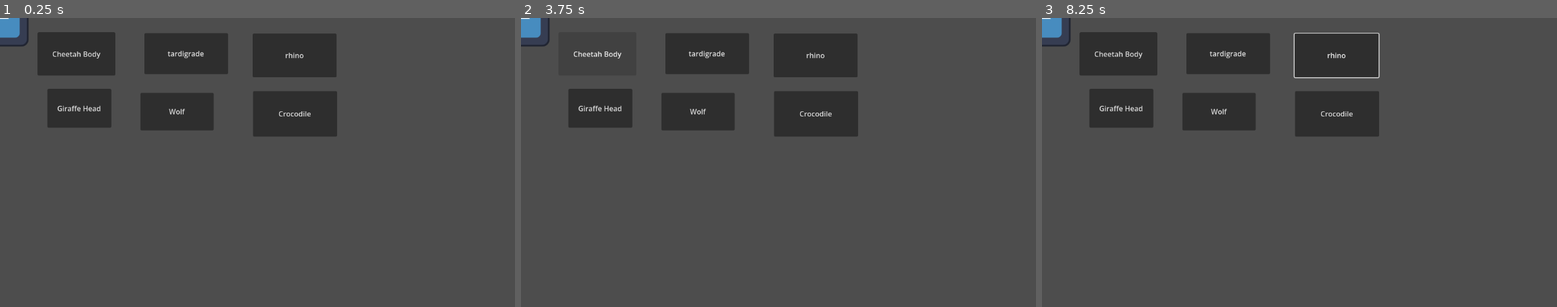
Above: before the commit, frames 1-3 (left to right).
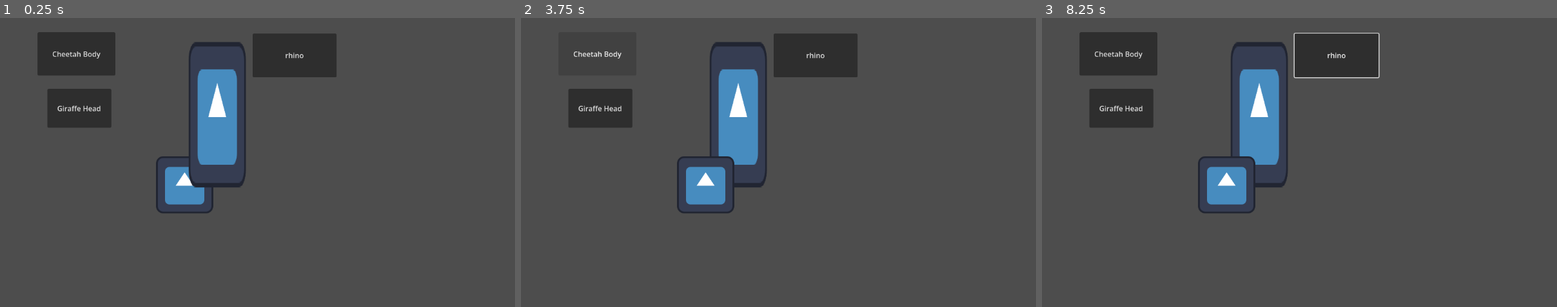
Above: after the commit, the same moments.

Repository: ClimbingWolf/Developing-Natural-Amalgams
Game: Godot game, scene res://Amalgam/Scenes/amalgam_test.tscn
Two runs of this game, one before a commit and one after it. Both use one fixed random seed, a clock stepped at 60 frames per second and the inputs below. The engine's default icon, where the game draws it, is replaced by a stand-in: a white triangle on a blue panel in a dark square.
Inputs (mouse positions are in pixels of both pictures, inside the frame that each line leads up to):
- Up to frame 1 (0.25 s): no input
- Up to frame 2 (3.75 s): click (706, 52) at 0.5 s, where only the run before the commit has a clickable "tardigrade"; click "Giraffe Head" at 1.25 s; click (696, 110) at 2 s, where only the run before the commit has a clickable "Wolf"; click (814, 113) at 2.75 s, where only the run before the commit has a clickable "Crocodile"; click "Cheetah Body" at 3.5 s
- Up to frame 3 (8.25 s): click "rhino" at 4.25 s; move the mouse to (1412, 148) at 5.02 s; hold D (right) 5.03-5.78 s; click (1412, 148) at 5.17 s; move the mouse to (1196, 176) at 5.77 s; hold S (down) 5.78-6.53 s; move the mouse to (1351, 98) at 6.52 s; hold D (right) 6.53-7.28 s; move the mouse to (1273, 220) at 7.27 s; hold W (up) 7.28-8.03 s; click (1273, 220) at 7.42 s; move the mouse to (1454, 205) at 8.02 s; hold Left (left) from 8.03 s (still down)

The runs differ from the first frame. In frame 1, 10% of the frame differs, in the area x 0-66%, y 0-68%; in frame 2, 10%; in frame 3, 10%.

Commit message:
I did the thing I think

Diff:
--- a/Amalgam/Scenes/amalgam_test.tscn
+++ b/Amalgam/Scenes/amalgam_test.tscn
@@ -6,22 +6,12 @@
 [node name="Amalgam test" type="Node2D" unique_id=1481787741]
 script = ExtResource("1_klvlq")
 
-[node name="Creature" type="Node" parent="." unique_id=1050617304]
-script = ExtResource("2_x1rl3")
-
 [node name="cheetah body" type="Button" parent="." unique_id=20397418]
 offset_left = 84.0
 offset_top = 32.0
 offset_right = 258.0
 offset_bottom = 129.0
 text = "Cheetah Body"
-
-[node name="tardigrade" type="Button" parent="." unique_id=810002463]
-offset_left = 323.0
-offset_top = 34.0
-offset_right = 510.0
-offset_bottom = 126.0
-text = "tardigrade"
 
 [node name="rhino head" type="Button" parent="." unique_id=425237149]
 offset_left = 565.0
@@ -37,19 +27,9 @@
 offset_bottom = 246.0
 text = "Giraffe Head"
 
-[node name="wolf" type="Button" parent="." unique_id=1523018269]
-offset_left = 314.0
-offset_top = 168.0
-offset_right = 478.0
-offset_bottom = 252.0
-text = "Wolf"
-
-[node name="crocodile" type="Button" parent="." unique_id=1208459986]
-offset_left = 566.0
-offset_top = 164.0
-offset_right = 754.0
-offset_bottom = 266.0
-text = "Crocodile"
+[node name="Creature" type="Node2D" parent="." unique_id=655153446]
+position = Vector2(413, 374)
+script = ExtResource("2_x1rl3")
 
 [connection signal="pressed" from="cheetah body" to="." method="_on_cheetah_body_pressed"]
 [connection signal="pressed" from="rhino head" to="." method="_on_rhino_head_pressed"]
--- a/Amalgam/Scenes/cheetah_body.tscn
+++ b/Amalgam/Scenes/cheetah_body.tscn
@@ -5,3 +5,5 @@
 
 [node name="Body" unique_id=7729438 instance=ExtResource("1_imedk")]
 script = ExtResource("2_uurb8")
+spd_mult = 2.0
+range_mult = 1.0
--- a/Amalgam/Scenes/crocodile_head.tscn
+++ b/Amalgam/Scenes/crocodile_head.tscn
@@ -3,5 +3,12 @@
 [ext_resource type="Script" uid="uid://8ws6sdvm7ws4" path="res://Amalgam/Scripts/crocodile_head.gd" id="1_1wcwr"]
 [ext_resource type="PackedScene" uid="uid://boyf1513a8s8m" path="res://Amalgam/Scenes/amalgam_head.tscn" id="1_e5jdd"]
 
+[sub_resource type="RectangleShape2D" id="RectangleShape2D_52gse"]
+size = Vector2(192, 128)
+
 [node name="Head" unique_id=2124160809 instance=ExtResource("1_e5jdd")]
 script = ExtResource("1_1wcwr")
+defense = 50
+
+[node name="CollisionShape2D" parent="AttackArea" parent_id_path=PackedInt32Array(1802048398) index="0" unique_id=1855626855]
+shape = SubResource("RectangleShape2D_52gse")
--- a/Amalgam/Scenes/giraffe_head.tscn
+++ b/Amalgam/Scenes/giraffe_head.tscn
@@ -3,5 +3,16 @@
 [ext_resource type="Script" uid="uid://bvov0gt5lwc8p" path="res://Amalgam/Scripts/giraffe_head.gd" id="1_40jvg"]
 [ext_resource type="PackedScene" uid="uid://boyf1513a8s8m" path="res://Amalgam/Scenes/amalgam_head.tscn" id="1_tbpb6"]
 
+[sub_resource type="RectangleShape2D" id="RectangleShape2D_tbpb6"]
+size = Vector2(560, 128)
+
 [node name="Head" unique_id=2124160809 instance=ExtResource("1_tbpb6")]
 script = ExtResource("1_40jvg")
+
+[node name="Icon" parent="." index="0" unique_id=1965967158]
+position = Vector2(9, -93)
+scale = Vector2(1, 2.546875)
+
+[node name="CollisionShape2D" parent="AttackArea" parent_id_path=PackedInt32Array(1802048398) index="0" unique_id=1855626855]
+position = Vector2(344, 0)
+shape = SubResource("RectangleShape2D_tbpb6")
--- a/Amalgam/Scenes/rhino_body.tscn
+++ b/Amalgam/Scenes/rhino_body.tscn
@@ -5,3 +5,6 @@
 
 [node name="Body" unique_id=7729438 instance=ExtResource("1_125mp")]
 script = ExtResource("1_1kki0")
+atk_mult = 1.5
+spd_mult = 1.5
+range_mult = 1.0
--- a/Amalgam/Scenes/tardigrade_body.tscn
+++ b/Amalgam/Scenes/tardigrade_body.tscn
@@ -5,5 +5,5 @@
 
 [node name="Body" unique_id=7729438 instance=ExtResource("1_2aot1")]
 script = ExtResource("1_r5wah")
-hpIncrease = 500
-defIncrease = 100
+hp_mult = 3.0
+range_mult = 1.0
--- a/Amalgam/Scenes/wolf_head.tscn
+++ b/Amalgam/Scenes/wolf_head.tscn
@@ -5,3 +5,4 @@
 
 [node name="Head" unique_id=2124160809 instance=ExtResource("1_a64p6")]
 script = ExtResource("1_3fsil")
+speed = 1.0
--- a/Amalgam/Scripts/AmalgamHead.gd
+++ b/Amalgam/Scripts/AmalgamHead.gd
@@ -17,13 +17,21 @@
 
 func _process(delta: float) -> void:
 	if canAttack:
-		#if detect enemies inside the collision
-		print("attack!!!!")
-		do_attack()
-		canAttack = false
-		$AttackCooldown.start()
+		var potentialEnemies = $AttackArea.get_overlapping_areas()
+		for e in potentialEnemies:
+			if e.is_in_group("Enemy"):
+				print("attack!!!!")
+				do_attack(e)
+				canAttack = false
+		if !canAttack:
+			$AttackCooldown.start()
 	pass
 
-func do_attack():
+func do_attack(enemy):
 	print("hi i attacked")
-	#basically call enemy takeDamage method and put in the amount of damage
+	enemy.takeDamage(attack)
+
+
+func _on_attack_cooldown_timeout() -> void:
+	canAttack = true
+	pass
--- a/Amalgam/Scripts/creature.gd
+++ b/Amalgam/Scripts/creature.gd
@@ -1,6 +1,12 @@
 extends Node
+class_name creature
 
-class_name creature
+var hp:int
+var attack:int
+var defense:int
+var speed:float
+var range:float
+
 var body: Node
 var head: Node
 
@@ -18,10 +24,18 @@
 	head = newHead.instantiate()
 	add_child(head)
 	head.global_position = body.get_node("HeadPos").global_position
+	hp = head.hp
+	attack = head.attack
+	defense = head.defense
+	speed = head.speed
+	range = head.range
 
 func setupCreature(newbody: PackedScene, newhead: PackedScene):
 	setBody(newbody)
 	setHead(newhead)
+	attack = attack * body.atk_mult
+	hp = hp * body.hp_mult
+	speed = speed * body.spd_mult
 
 func getBody():
 	return body
@@ -29,6 +43,7 @@
 func getHead():
 	return head
 
+#Do we still need thses?
 func getAttack() -> float:
 	return head.attack * body.atk_mult
 
@@ -37,3 +52,11 @@
 
 func getRange() -> float:
 	return head.range * body.range_mult
+
+func takeDamage(damage):
+	var newDamage = damage/ (defense/10)
+	hp -= newDamage
+	pass
+
+func doAttack():
+	head.attack()
--- a/Amalgam/Scripts/crocodile_head.gd
+++ b/Amalgam/Scripts/crocodile_head.gd
@@ -1,6 +1,5 @@
 extends Amalgam_head
 
-var canAttack = false
 
 func _ready() -> void:
 	#set variables here
--- a/Amalgam/Scripts/wolf_head.gd
+++ b/Amalgam/Scripts/wolf_head.gd
@@ -3,3 +3,10 @@
 func _ready() -> void:
 	#Set variables here
 	pass
+
+func do_attack(enemy):
+	enemy.takeDamage(attack)
+	await get_tree().create_timer(.1).timeout
+	enemy.takeDamage(attack)
+	await get_tree().create_timer(.1).timeout
+	enemy.takeDamage(attack)
--- /dev/null
+++ b/test.gd
@@ -0,0 +1,7 @@
+extends Node2D
+
+var cheetah_body = load("res://Amalgam/Scenes/cheetah_body.tscn")
+var giraffe_head = load("res://Amalgam/Scenes/giraffe_head.tscn")
+
+func _ready() -> void:
+	$Creature.setupCreature(cheetah_body, giraffe_head)
--- /dev/null
+++ b/test.tscn
@@ -0,0 +1,16 @@
+[gd_scene format=3 uid="uid://gxg6kju0u32a"]
+
+[ext_resource type="PackedScene" uid="uid://dw7ewij1ngdsg" path="res://enemies/enemy_prefab.tscn" id="1_37kl0"]
+[ext_resource type="Script" uid="uid://bdv8js6tgcjw0" path="res://test.gd" id="1_ykrsh"]
+[ext_resource type="Script" uid="uid://gvrwu7r4jmmr" path="res://Amalgam/Scripts/creature.gd" id="2_ppyta"]
+
+[node name="test" type="Node2D" unique_id=1697811311]
+script = ExtResource("1_ykrsh")
+
+[node name="Enemy" parent="." unique_id=582181779 instance=ExtResource("1_37kl0")]
+position = Vector2(824, 205)
+speed = 5
+
+[node name="Creature" type="Node2D" parent="." unique_id=1587120228]
+position = Vector2(478, 220)
+script = ExtResource("2_ppyta")
Not shown, added: test.gd.uid
Not shown, added: test.tscn453125982.tmp
